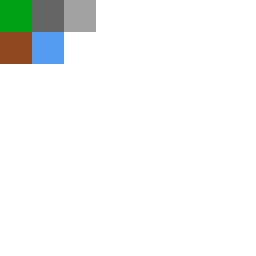
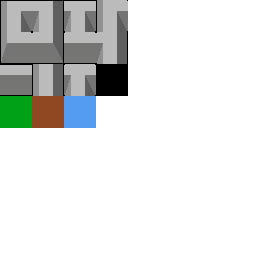
The second 256 x 256 image is a revision of the first. Changes to its layers:
added layer "Walls" above "Layer" over bbox(0, 0, 128, 128)
painted on "Layer" over bbox(0, 0, 128, 128)
